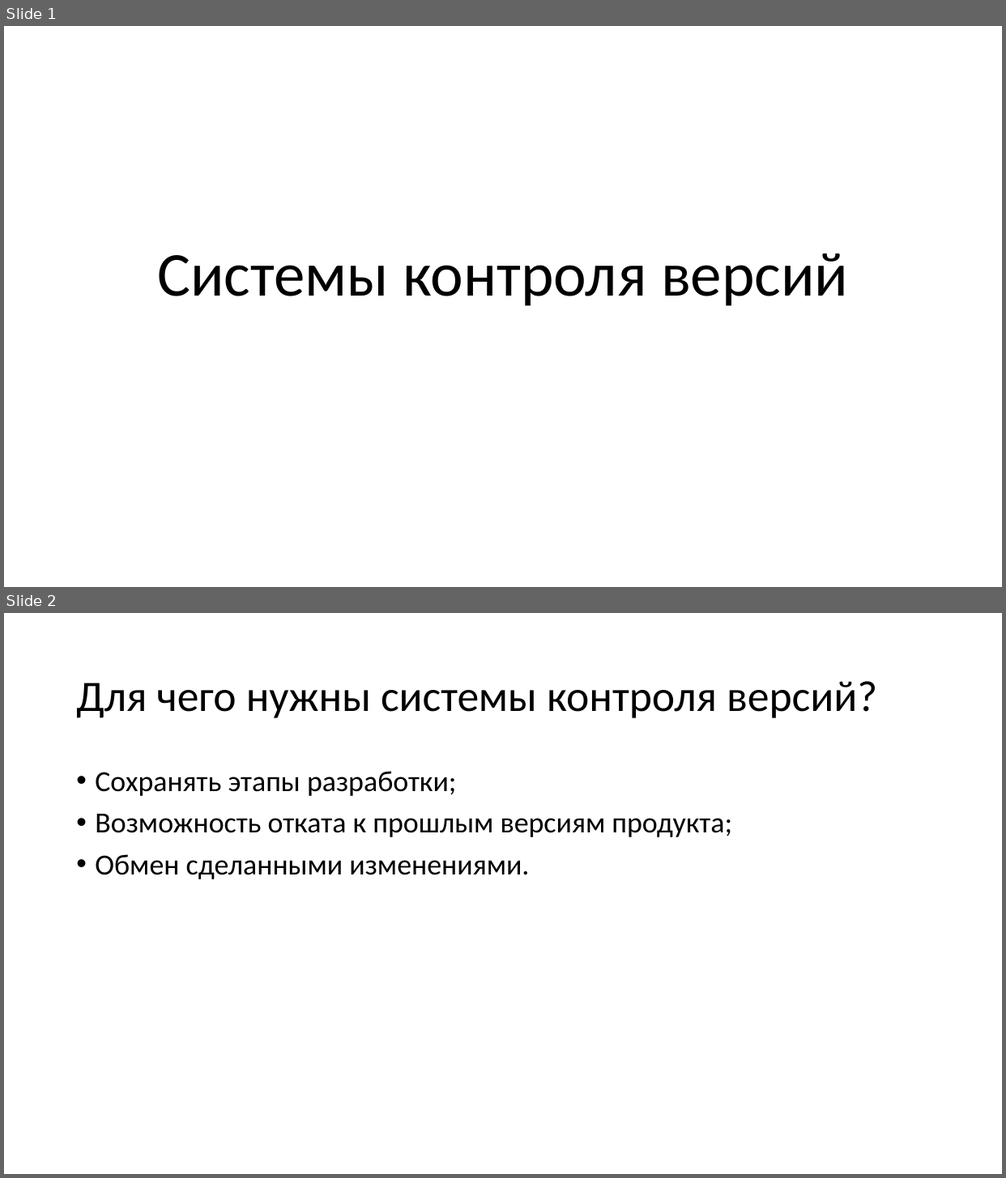
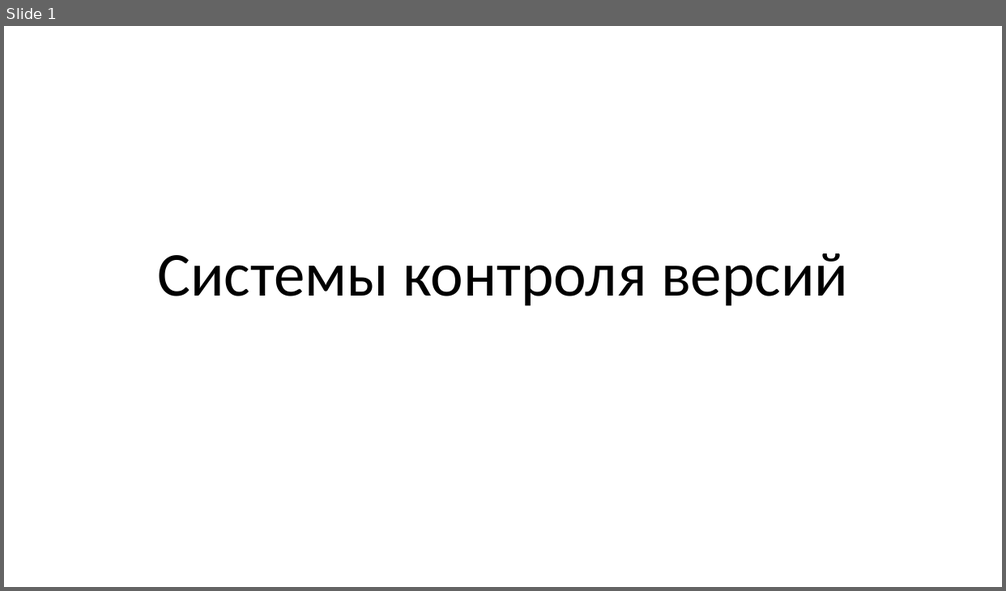
Before and after one commit to waxlight/presentation, a slide deck: Системы контроля версий.pptx. Shown one above the other, each under a label of ours: slides 1 and 2 before the commit, slide 1 after it. The pictures are 1006x1178 and 1006x591 pixels, drawn with LibreOffice and Linux fonts; fonts in the diff are those of the drawing. Boxes give left, top, right and bottom in pixels: in the first picture for what was removed or moved away, otherwise in the second. Text is boxed around its words. In the diff, an @@ line names an element or a change of style, - is before the commit and + after.

```diff
--- a/Системы контроля версий.pptx
+++ b/Системы контроля версий.pptx
@@ slide 2 removed at (4, 613, 1002, 1174), background #FFFFFF @@
@@ title removed at (76, 681, 877, 718) @@
-Для чего нужны системы контроля версий?
@@ text removed at (95, 771, 732, 879) @@
-• Сохранять этапы разработки;
-• Возможность отката к прошлым версиям продукта;
-• Обмен сделанными изменениями.
```
Also in this commit, not shown: 9 other slides removed.
